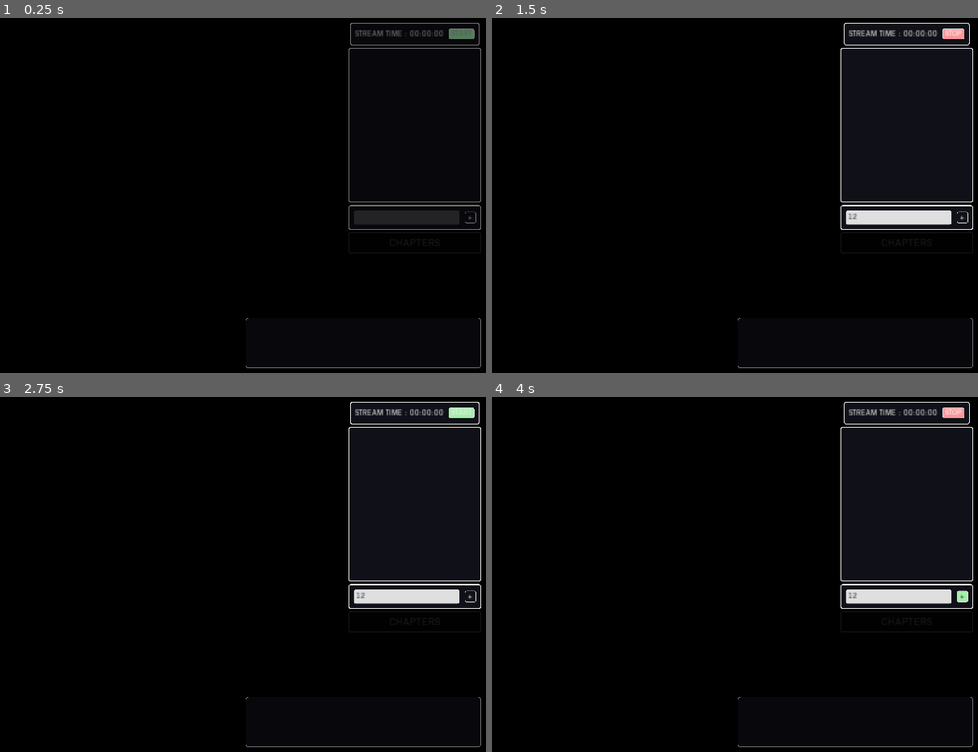
Above: before the commit, frames 1-4 (two rows, left to right).
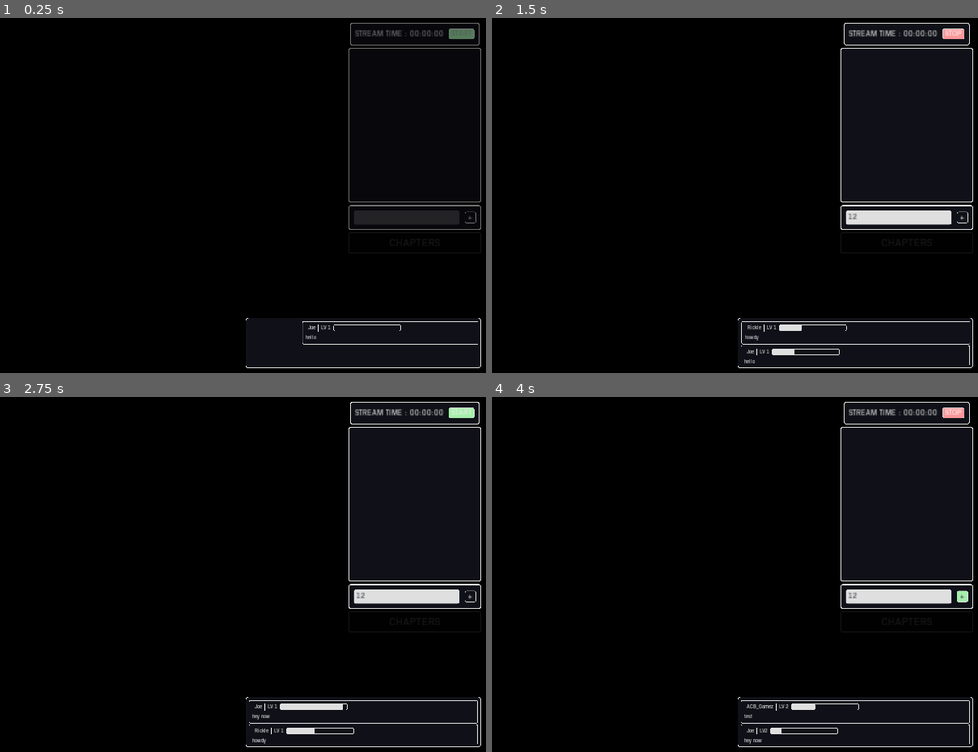
Above: after the commit, the same moments.

Repository: ACB-prgm/LiveStreamGamez.nosync
Game: Godot game, scene res://MainScene/Main.tscn
Same seed, same stepped clock (60 frames per second), same inputs: the game is played once before the commit and once after it.
Inputs (mouse positions are in pixels of both pictures, inside the frame that each line leads up to):
- Up to frame 1 (0.25 s): no input
- Up to frame 2 (1.5 s): click (900, 216) at 0.52 s; type "12" at 0.6 s; click "START" at 1.25 s
- Up to frame 3 (2.75 s): click "STOP" at 2 s
- Up to frame 4 (4 s): click "START" at 2.75 s; click "+" at 3.5 s

The runs differ from the first frame. In frame 1, 0.4% of the frame differs, in the area x 50-100%, y 84-99%; in frame 2, 0.7%; in frame 3, 0.9%; in frame 4, 0.7%.
Error before the commit: Invalid call. Nonexistent function 'get' in base 'Nil'. (res://OAuth2_Test/OAuth2_Test.gd:125)
Error after the commit: Invalid call. Nonexistent function 'get' in base 'Nil'. (res://ChatXP/FlaskAPI/FlaskAPI.gd:110)

Commit message:
Update gdscript for flask

Diff:
--- a/ProjectFiles/ChatXP/ChatPlayer/ChatPlayer.gd
+++ b/ProjectFiles/ChatXP/ChatPlayer/ChatPlayer.gd
@@ -55,7 +55,7 @@
 
 	var xp_gain = anim_info.get("xp_gain") / TaskManagerGlobals.LEVEL_INFO.get(anim_info.get("level")) * 100
 
-	tween.interpolate_property(xp_bar, "value", xp_bar.value, xp_gain,
+	tween.interpolate_property(xp_bar, "value", null, xp_gain,
 	1, Tween.TRANS_CIRC, Tween.EASE_OUT)
 	tween.start()
 
--- /dev/null
+++ b/ProjectFiles/ChatXP/FlaskAPI/FlaskAPI.gd
@@ -0,0 +1,110 @@
+extends Node
+
+
+const PASSWORD = "Abigail"
+const KEY_PATH = "res://ChatXP/FlaskAPI/key.dat"
+const BASE_URL = "http://lsg-flask-api-env.eba-6hk8kiiv.us-east-1.elasticbeanstalk.com"
+
+onready var KEY = load_key()
+
+
+func load_key():
+	var data = null
+	var file = File.new()
+	if file.file_exists(KEY_PATH):
+		var error = file.open_encrypted_with_pass(KEY_PATH, File.READ, PASSWORD)
+		if error == OK:
+			data = file.get_var()
+			file.close()
+		else:
+			print("ERROR LOADING FILE : %s" % error)
+	return data
+
+
+func update_user_info(user_name:String, info:Dictionary) -> void:
+	var endpoint = "/users/name/%s/info" % user_name
+	var body = to_json({
+		"info" : info,
+		"key" : KEY
+	})
+	var headers = PoolStringArray([
+		"Content-Type: application/json"
+	])
+
+
+	var http_request = HTTPRequest.new()
+	add_child(http_request)
+	var error = http_request.request(BASE_URL.plus_file(endpoint),
+		headers, true, HTTPClient.METHOD_PUT, body)
+	if error != OK:
+		push_error("An error occurred in the HTTP request with ERR Code: %s" % error)
+
+	var response = yield(http_request, "request_completed")
+	var response_body = parse_json(response[3].get_string_from_utf8())
+	print(response_body)
+
+
+func update_all_users_info(info:Dictionary) -> void:
+	var endpoint = "/users/all/info"
+	var body = to_json({
+		"info" : info,
+		"key" : KEY
+	})
+	var headers = PoolStringArray([
+		"Content-Type: application/json"
+	])
+
+	var http_request = HTTPRequest.new()
+	add_child(http_request)
+	var error = http_request.request(BASE_URL.plus_file(endpoint),
+		headers, true, HTTPClient.METHOD_PUT, body)
+	if error != OK:
+		push_error("An error occurred in the HTTP request with ERR Code: %s" % error)
+
+	var response = yield(http_request, "request_completed")
+	var response_body = parse_json(response[3].get_string_from_utf8())
+	prints("update_all_users_info", response_body)
+
+
+func get_user_info(user_name:String) -> Dictionary:
+	var endpoint = "/users/name/%s/info" % user_name
+	var body = to_json({
+		"key" : KEY
+	})
+	var headers = PoolStringArray([
+		"Content-Type: application/json"
+	])
+
+	var http_request = HTTPRequest.new()
+	add_child(http_request)
+	var error = http_request.request(BASE_URL.plus_file(endpoint),
+		headers, true, HTTPClient.METHOD_GET, body)
+	if error != OK:
+		push_error("An error occurred in the HTTP request with ERR Code: %s" % error)
+
+	var response = yield(http_request, "request_completed")
+	var response_body = parse_json(response[3].get_string_from_utf8())
+	return response_body.get("info")
+
+
+func get_all_users_info() -> void:
+	var endpoint = "/users/all/info"
+	var body = to_json({
+		"key" : KEY
+	})
+	var headers = PoolStringArray([
+		"Content-Type: application/json"
+	])
+
+	var http_request = HTTPRequest.new()
+	add_child(http_request)
+	var error = http_request.request(BASE_URL.plus_file(endpoint),
+		headers, true, HTTPClient.METHOD_GET, body)
+	if error != OK:
+		push_error("An error occurred in the HTTP request with ERR Code: %s" % error)
+
+	var response = yield(http_request, "request_completed")
+	var response_body = parse_json(response[3].get_string_from_utf8())
+	if !response_body:
+		print(response[3].get_string_from_utf8())
+	return response_body.get("info")
--- a/ProjectFiles/ChatXP/LiveChat/ChatManager.gd
+++ b/ProjectFiles/ChatXP/LiveChat/ChatManager.gd
@@ -1,6 +1,7 @@
 extends PanelContainer
 
 
+const SAVE_DIR = 'user://ChatPlayers/'
 const ALPHA_VALUE = 0.5
 const BASE_XP_GAIN = 100
 
@@ -25,31 +26,29 @@
 		"icon" : null
 	}
 }
-var ChatPlayerData = {
-	"user" : {} # default_player_info
-}
+var ChatPlayerData = {}
 
 onready var chatBox = $VBoxContainer/ScrollContainer/ChatVBoxContainer
 onready var tween = $Tween
 onready var chat_timer = $Timer
 
 
-func _ready():
+func _ready() -> void:
 	modulate.a = ALPHA_VALUE
-	var data = load_player_data()
+	var data = yield(FlaskAPI.get_all_users_info(), "completed")
 	if data:
 		ChatPlayerData = data
-# warning-ignore:return_value_discarded
-	GetPythonChatScrape.connect("chat_packet_recieved", self, "_on_chat_packet_recieved")
+	var _err = GetPythonChatScrape.connect("chat_packet_recieved", self, "_on_chat_packet_recieved")
 
 	# TESTING
-#	_on_chat_packet_recieved([ ["Joe", "hello"], ["Rickle", "howdy"], ["Joe", "hey now"] ])
+	_on_chat_packet_recieved([ ["Joe", "hello"], ["Rickle", "howdy"], ["Joe", "hey now"], ["ACB_Gamez", "test"]])
 
 
-func _on_chat_packet_recieved(chat:Array):
+# CHAT FUNCTIONS ———————————————————————————————————————————————————————————————
+func _on_chat_packet_recieved(chat:Array) -> void:
 	modulate.a = 1
-	current_stream = YoutTubeApi.LiveBroadcastResource.get("snippet").get("title")
-#	current_stream = "test"
+#	current_stream = YoutTubeApi.LiveBroadcastResource.get("snippet").get("title")
+	current_stream = "test"
 
 	for comment in chat:
 		var user = comment[0]
@@ -63,6 +62,7 @@
 
 		# UPDATE USER PROGRESSION ————————————————
 		var progression_info = info["progression"]
+		progression_info["level"] = int(progression_info["level"])
 		# Update comment stats
 		if progression_info["last_stream"] == current_stream:
 			progression_info["current_num_comments"] += 1
@@ -79,6 +79,8 @@
 		var previous_level_xp = progression_info.get("level_xp")
 		var theoretical_level_xp = previous_level_xp + xp_gain
 
+		prints(previous_level_xp, theoretical_level_xp, level_up_threshold)
+
 		if  theoretical_level_xp > level_up_threshold: # level up!
 			level_up = true
 			xp_gain = theoretical_level_xp - level_up_threshold
@@ -87,7 +89,8 @@
 		else:
 			progression_info["level_xp"] = theoretical_level_xp
 
-		ChatPlayerData[user] = info
+		ChatPlayerData[user] = info # Update working info
+		FlaskAPI.update_user_info(user, info) # Update Cloud info
 
 		# DISPLAY CHAT AND UPDATES
 		spawn_chatPlayer(user, comment, info, previous_level_xp, xp_gain, level_up)
@@ -95,13 +98,12 @@
 		yield(chat_timer, "timeout")
 
 
-func spawn_chatPlayer(user, comment, info, previous_xp, xp_gain, level_up):
+func spawn_chatPlayer(user:String, comment:String, info:Dictionary, previous_xp:float, xp_gain:float, level_up:bool):
 	var bar_start_val = previous_xp
 	var start_level = info["progression"].get("level")
 	if level_up:
 		start_level -= 1
 	bar_start_val = bar_start_val / TaskManagerGlobals.LEVEL_INFO.get(start_level) * 100
-	print(bar_start_val)
 
 	var anim_info = {
 			"user" : user,
@@ -123,16 +125,14 @@
 	chatBox.move_child(playerINS, 0)
 
 
-func _on_player_fading():
+func _on_player_fading() -> void:
 	if chatBox.get_child_count() <= 1:
 		tween.interpolate_property(self, "modulate:a", modulate.a, ALPHA_VALUE,
 		0.5, Tween.TRANS_SINE, Tween.EASE_OUT)
 		tween.start()
 
-# SAVING
-const SAVE_DIR = 'user://ChatPlayers/'
-
-func save_data():
+# SAVE/LOAD FUNCTIONS ——————————————————————————————————————————————————————————
+func save_data() -> void:
 	var save_path = SAVE_DIR + "Players" + ".dat"
 	var dir = Directory.new()
 	if !dir.dir_exists(SAVE_DIR):
@@ -146,7 +146,7 @@
 	else:
 		print("ERROR SAVING FILE : %s" % error)
 
-func load_player_data():
+func load_player_data() -> Dictionary:
 	var save_path = SAVE_DIR + "Players" + ".dat"
 	var data = null
 	var file = File.new()
@@ -159,8 +159,23 @@
 			print("ERROR LOADING FILE : %s" % error)
 	return data
 
-
+# CLEANUP ——————————————————————————————————————————————————————————————————————
 func _notification(what):
 	if what == MainLoop.NOTIFICATION_WM_QUIT_REQUEST:
 		save_data()
 		get_tree().quit() # default behavior
+
+
+#func merge_changes() -> void:
+#	# Update local appearance data with aws data and aws progression data with
+#	# local progression data.
+#
+#	var user_data = yield(FlaskAPI.get_all_users_info(), "completed")
+#	for user in user_data: # update aws progression data with local data
+#		if user in ChatPlayerData:
+#			user_data[user]["progression"] = ChatPlayerData[user]["progression"]
+#		else:
+#			ChatPlayerData[user] = user_data[user]
+#	ChatPlayerData = user_data # update local appearance data with aws data
+#
+#	FlaskAPI.update_all_users_info(user_data)
--- a/ProjectFiles/OAuth2_Test/OAuth2_Test.gd
+++ b/ProjectFiles/OAuth2_Test/OAuth2_Test.gd
@@ -5,8 +5,8 @@
 const BINDING := "127.0.0.1"
 const client_secret := "e346e1ul0W0mdqyPgIwBXeJy"
 const client_ID := "694582530887-sipt32jliecakrvo41l9b9g8ujfedk53.apps.googleusercontent.com"
-const auth_server := "https://accounts.google.com/o/oauth2/v2/auth"
-const token_req := "https://oauth2.googleapis.com/token"
+const AUTH_SERVER := "https://accounts.google.com/o/oauth2/v2/auth"
+const TOKEN_REQ := "https://oauth2.googleapis.com/token"
 
 var redirect_server := TCP_Server.new()
 var redirect_uri := "http://%s:%s" % [BINDING, PORT]
@@ -33,7 +33,6 @@
 		var connection = redirect_server.take_connection()
 		var request = connection.get_string(connection.get_available_bytes())
 		if request:
-			print(request)
 			set_process(false)
 			var auth_code = request.split("&scope")[0].split("=")[1]
 			get_token_from_auth(auth_code)
@@ -46,7 +45,7 @@
 
 func get_auth_code():
 	set_process(true)
-	var redir_err = redirect_server.listen(PORT, BINDING)
+	var _redir_err = redirect_server.listen(PORT, BINDING)
 
 	var body_parts = [
 		"client_id=%s" % client_ID,
@@ -54,7 +53,7 @@
 		"response_type=code",
 		"scope=https://www.googleapis.com/auth/youtube.readonly",
 	]
-	var url = auth_server + "?" + PoolStringArray(body_parts).join("&")
+	var url = AUTH_SERVER + "?" + PoolStringArray(body_parts).join("&")
 
 # warning-ignore:return_value_discarded
 	OS.shell_open(url) # Opens window for user authentication
@@ -81,13 +80,12 @@
 	var http_request = HTTPRequest.new()
 	add_child(http_request)
 
-	var error = http_request.request(token_req, headers, true, HTTPClient.METHOD_POST, body)
+	var error = http_request.request(TOKEN_REQ, headers, true, HTTPClient.METHOD_POST, body)
 	if error != OK:
 		push_error("An error occurred in the HTTP request with ERR Code: %s" % error)
 
 	var response = yield(http_request, "request_completed")
 	var response_body = parse_json(response[3].get_string_from_utf8())
-
 	token = response_body["access_token"]
 	refresh_token = response_body["refresh_token"]
 
@@ -113,7 +111,7 @@
 	var http_request = HTTPRequest.new()
 	add_child(http_request)
 
-	var error = http_request.request(token_req, headers, true, HTTPClient.METHOD_POST, body)
+	var error = http_request.request(TOKEN_REQ, headers, true, HTTPClient.METHOD_POST, body)
 
 	if error != OK:
 		push_error("An error occurred in the HTTP request with ERR Code: %s" % error)
@@ -146,7 +144,7 @@
 	var http_request = HTTPRequest.new()
 	add_child(http_request)
 
-	var error = http_request.request(token_req + "info", headers, true, HTTPClient.METHOD_POST, body)
+	var error = http_request.request(TOKEN_REQ + "info", headers, true, HTTPClient.METHOD_POST, body)
 	if error != OK:
 		push_error("An error occurred in the HTTP request with ERR Code: %s" % error)
 
--- a/ProjectFiles/TaskManager/ChapterSelector/LiveStreamChapters.gd
+++ b/ProjectFiles/TaskManager/ChapterSelector/LiveStreamChapters.gd
@@ -82,8 +82,8 @@
 	if !dir.dir_exists(path):
 		return files
 
-	dir.open(path)
-	dir.list_dir_begin()
+	var _ERR = dir.open(path)
+	_ERR = dir.list_dir_begin()
 
 	while true:
 		var file = dir.get_next()
--- a/ProjectFiles/project.godot
+++ b/ProjectFiles/project.godot
@@ -9,18 +9,12 @@
 config_version=4
 
 _global_script_classes=[ {
-"base": "Node",
-"class": "FlaskAPI",
-"language": "GDScript",
-"path": "res://ChatXP/FlaskAPI/FlaskAPI.gd"
-}, {
 "base": "Particles2D",
 "class": "Particles2D_Plus",
 "language": "GDScript",
 "path": "res://Particles2D+.gd"
 } ]
 _global_script_class_icons={
-"FlaskAPI": "",
 "Particles2D_Plus": "res://GPUParticles2D_Icon.svg"
 }
 
@@ -38,6 +32,7 @@
 YoutTubeApi="*res://ChatScraping/YoutTubeAPI.gd"
 TaskManagerGlobals="*res://TaskManager/TaskManagerGlobals.gd"
 OAuth2="*res://OAuth2_Test/OAuth2_Test.gd"
+FlaskAPI="*res://ChatXP/FlaskAPI/FlaskAPI.gd"
 
 [debug]
 
